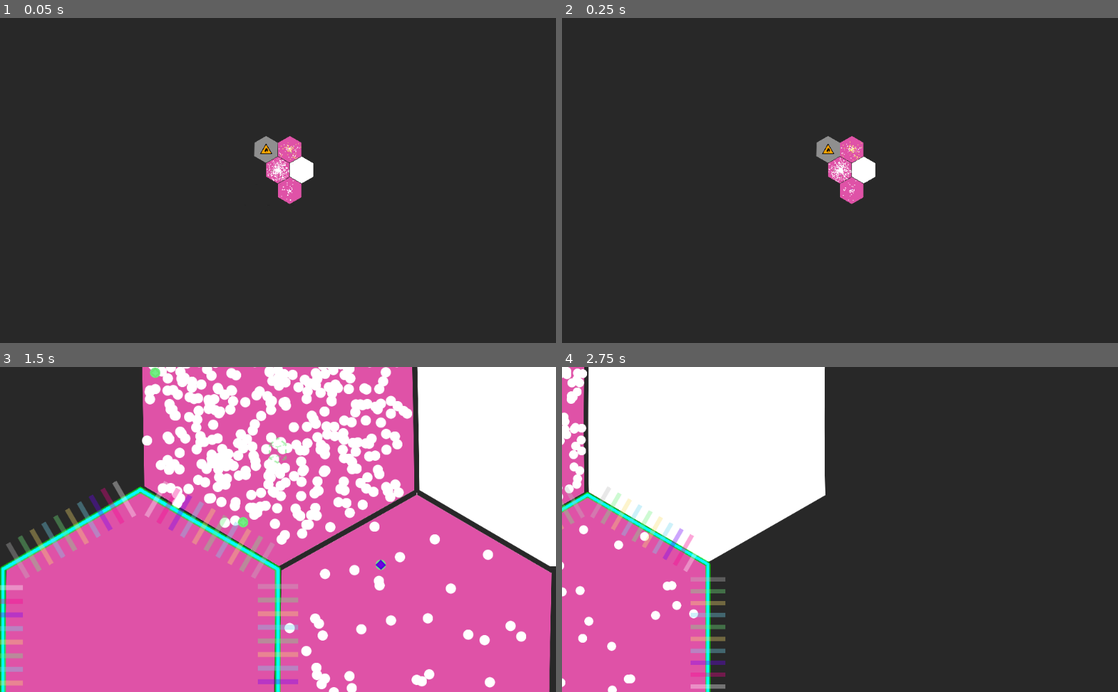
Above: before the commit, frames 1-4 (two rows, left to right).
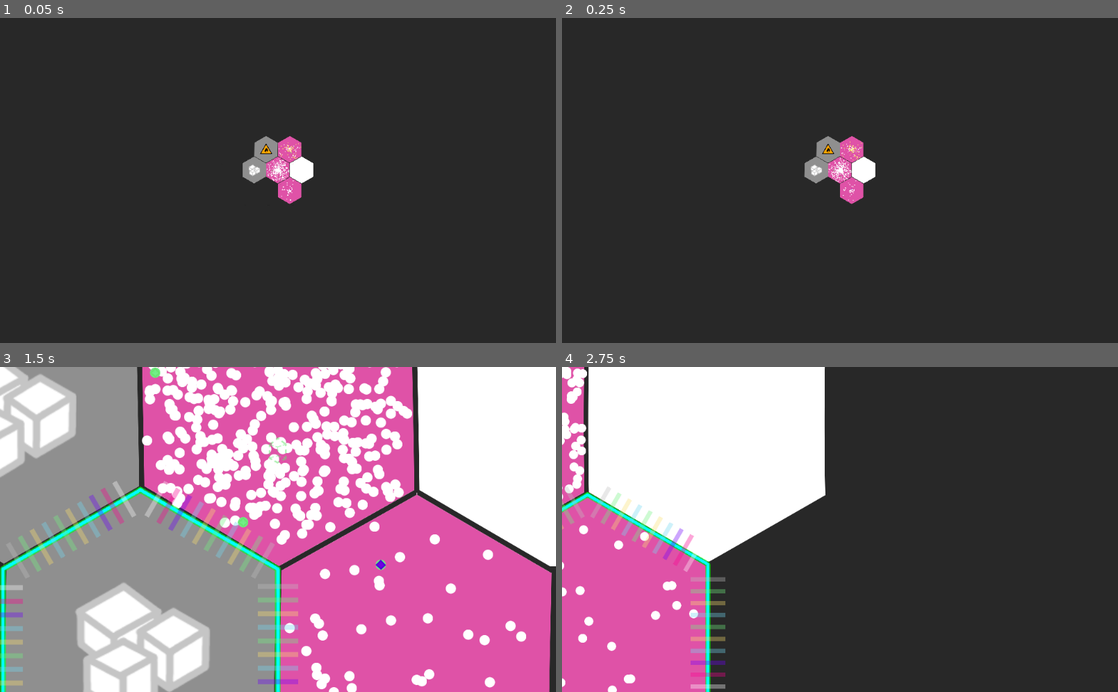
Above: after the commit, the same moments.

Repository: tobyp/hackathon2020
Game: Godot game, scene res://main.tscn
Same seed, same stepped clock (60 frames per second), same inputs: the game is played once before the commit and once after it.
Inputs (mouse positions are in pixels of both pictures, inside the frame that each line leads up to):
- Up to frame 1 (0.05 s): no input
- Up to frame 2 (0.25 s): no input
- Up to frame 3 (1.5 s): tap Enter at 0.5 s; drag from (278, 516) to (333, 458) at 0.52 s; drag from (166, 627) to (250, 594) at 1.27 s
- Up to frame 4 (2.75 s): move the mouse to (962, 636) at 2.02 s; hold D from 2.03 s (still down); click (962, 636) at 2.17 s

The runs differ from the first frame. In frame 1, 0.3% of the frame differs, in the area x 43-48%, y 42-51%; in frame 2, 0.3%; in frame 3, 36%, in the area x 0-50%, y 0-100%; in frame 4, nothing differs.
Error before the commit: Invalid call. Nonexistent function 'particle_type_resource_output' in base 'Node (rules.gd)'. (res://cells/cell.gd:43)

Commit message:
Add Amino resource types

Diff:
--- a/cells/cell_particle.gd
+++ b/cells/cell_particle.gd
@@ -50,10 +50,8 @@
 			scale = Vector2(5, 5)
 		Globals.ParticleType.POISON_ALCOHOL, Globals.ParticleType.POISON_LYE, Globals.ParticleType.POISON_PLUTONIUM:
 			scale = Vector2(2.5, 2.5)
-		Globals.ParticleType.POISON_LYE:
-			scale = Vector2(2.5, 2.5)
-		Globals.ParticleType.POISON_PLUTONIUM:
-			scale = Vector2(2.5, 2.5)
+		Globals.ParticleType.RESOURCE_AMINO_ALA, Globals.ParticleType.RESOURCE_AMINO_LYS, Globals.ParticleType.RESOURCE_AMINO_PHE, Globals.ParticleType.RESOURCE_AMINO_PRO, Globals.ParticleType.RESOURCE_AMINO_TYR:
+			scale = Vector2(10, 10)
 
 	if Rules.particle_type_is_in_transporter(type):
 		$InnerSprite.texture = tex
--- a/globals.gd
+++ b/globals.gd
@@ -28,6 +28,12 @@
 	POISON_ALCOHOL,
 	POISON_LYE,
 	POISON_PLUTONIUM,
+
+	RESOURCE_AMINO_PHE,
+	RESOURCE_AMINO_ALA,
+	RESOURCE_AMINO_LYS,
+	RESOURCE_AMINO_TYR,
+	RESOURCE_AMINO_PRO,
 }
 
 enum CellType {
@@ -104,6 +110,16 @@
 			return "Lye"
 		ParticleType.POISON_PLUTONIUM:
 			return "Plutonium"
+		ParticleType.RESOURCE_AMINO_PHE:
+			return "Penylalanin Resource"
+		ParticleType.RESOURCE_AMINO_ALA:
+			return "Alanin Resource"
+		ParticleType.RESOURCE_AMINO_LYS:
+			return "Lysin Resource"
+		ParticleType.RESOURCE_AMINO_TYR:
+			return "Tyrosin Resource"
+		ParticleType.RESOURCE_AMINO_PRO:
+			return "Prolin Resource"
 	return "Unknown Particle"
 
 static func particle_type_get_res(particle: int, outline: bool = false) -> Texture:
@@ -119,15 +135,15 @@
 			image_name = "purple_ribosome"
 		ParticleType.PRO_QUEEN:
 			image_name = "pink_ribosome"
-		ParticleType.AMINO_PHE:
+		ParticleType.AMINO_PHE, ParticleType.RESOURCE_AMINO_PHE:
 			image_name = "green_amino"
-		ParticleType.AMINO_ALA:
+		ParticleType.AMINO_ALA, ParticleType.RESOURCE_AMINO_ALA:
 			image_name = "yellow_amino"
-		ParticleType.AMINO_LYS:
+		ParticleType.AMINO_LYS, ParticleType.RESOURCE_AMINO_LYS:
 			image_name = "blue_amino"
-		ParticleType.AMINO_TYR:
+		ParticleType.AMINO_TYR, ParticleType.RESOURCE_AMINO_TYR:
 			image_name = "purple_amino"
-		ParticleType.AMINO_PRO:
+		ParticleType.AMINO_PRO, ParticleType.RESOURCE_AMINO_PRO:
 			image_name = "pink_amino"
 		ParticleType.SUGAR:
 			image_name = "sugar"
@@ -157,15 +173,15 @@
 			return Color.gray
 		ParticleType.SUGAR, ParticleType.ANTI_MITOCHONDRION:
 			return Color.white
-		ParticleType.AMINO_PHE, ParticleType.PROTEIN_TRANSPORTER, ParticleType.RIBOSOME_TRANSPORTER:
+		ParticleType.AMINO_PHE, ParticleType.PROTEIN_TRANSPORTER, ParticleType.RIBOSOME_TRANSPORTER, ParticleType.RESOURCE_AMINO_PHE:
 			return Color("#72f281")  # Green
-		ParticleType.AMINO_ALA, ParticleType.ENZYME_ALCOHOL, ParticleType.RIBOSOME_ALCOHOL, ParticleType.POISON_ALCOHOL:
+		ParticleType.AMINO_ALA, ParticleType.ENZYME_ALCOHOL, ParticleType.RIBOSOME_ALCOHOL, ParticleType.POISON_ALCOHOL, ParticleType.RESOURCE_AMINO_ALA:
 			return Color("#fae06e")  # Yellow
-		ParticleType.AMINO_LYS, ParticleType.ENZYME_LYE, ParticleType.RIBOSOME_LYE, ParticleType.POISON_LYE:
+		ParticleType.AMINO_LYS, ParticleType.ENZYME_LYE, ParticleType.RIBOSOME_LYE, ParticleType.POISON_LYE, ParticleType.RESOURCE_AMINO_LYS:
 			return Color("#72daf2")  # Cyan
-		ParticleType.AMINO_TYR, ParticleType.QUEEN:
+		ParticleType.AMINO_TYR, ParticleType.QUEEN, ParticleType.RESOURCE_AMINO_TYR:
 			return Color("#6e00fa")  # Violet
-		ParticleType.AMINO_PRO, ParticleType.PRO_QUEEN:
+		ParticleType.AMINO_PRO, ParticleType.PRO_QUEEN, ParticleType.RESOURCE_AMINO_PRO:
 			return Color("#fa0090")  # Pink
 		ParticleType.POISON_PLUTONIUM:
 			return Color.black
--- a/rules.gd
+++ b/rules.gd
@@ -102,7 +102,7 @@
 	#Globals.ParticleType.RIBOSOME_ALCOHOL,
 	#Globals.ParticleType.RIBOSOME_LYE,
 	#Globals.ParticleType.PRO_QUEEN,
-];
+]
 
 static func particle_type_get_toxin_potency(particle: int, toxin: int, toxins: Dictionary) -> float:
 	match particle:
@@ -119,7 +119,7 @@
 
 static func particle_type_toxin_susceptible(particle: int, toxin: int) -> bool:
 	match particle:
-		Globals.ParticleType.POISON_ALCOHOL, Globals.ParticleType.POISON_LYE, Globals.ParticleType.POISON_LYE, Globals.ParticleType.ANTI_MITOCHONDRION:
+		Globals.ParticleType.POISON_ALCOHOL, Globals.ParticleType.POISON_LYE, Globals.ParticleType.POISON_LYE, Globals.ParticleType.ANTI_MITOCHONDRION, Globals.ParticleType.RESOURCE_AMINO_PHE, Globals.ParticleType.RESOURCE_AMINO_ALA, Globals.ParticleType.RESOURCE_AMINO_LYS, Globals.ParticleType.RESOURCE_AMINO_TYR, Globals.ParticleType.RESOURCE_AMINO_PRO:
 			return false
 	return true
 
@@ -179,15 +179,31 @@
 
 static func particle_type_is_resource(particle: int) -> bool:
 	match particle:
+		Globals.ParticleType.ANTI_MITOCHONDRION, Globals.ParticleType.RESOURCE_AMINO_PHE, Globals.ParticleType.RESOURCE_AMINO_ALA, Globals.ParticleType.RESOURCE_AMINO_LYS, Globals.ParticleType.RESOURCE_AMINO_TYR, Globals.ParticleType.RESOURCE_AMINO_PRO:
+			return true
+	return false
+
+static func particle_type_is_toxin(particle: int) -> bool:
+	match particle:
+		Globals.ParticleType.POISON_ALCOHOL, Globals.ParticleType.POISON_LYE, Globals.ParticleType.POISON_PLUTONIUM:
+			return true
+	return false
+
+static func particle_type_resource_output(particle: int) -> int:
+	match particle:
 		Globals.ParticleType.ANTI_MITOCHONDRION:
-			return true
-	return false
-
-static func particle_type_is_toxin(particle: int) -> bool:
-	match particle:
-		Globals.ParticleType.POISON_ALCOHOL, Globals.ParticleType.POISON_LYE, Globals.ParticleType.POISON_PLUTONIUM:
-			return true
-	return false
+			return Globals.ParticleType.SUGAR
+		Globals.ParticleType.RESOURCE_AMINO_ALA:
+			return Globals.ParticleType.AMINO_ALA
+		Globals.ParticleType.RESOURCE_AMINO_LYS:
+			return Globals.ParticleType.AMINO_LYS
+		Globals.ParticleType.RESOURCE_AMINO_PHE:
+			return Globals.ParticleType.AMINO_PHE
+		Globals.ParticleType.RESOURCE_AMINO_PRO:
+			return Globals.ParticleType.AMINO_PRO
+		Globals.ParticleType.RESOURCE_AMINO_TYR:
+			return Globals.ParticleType.AMINO_TYR
+	return -1
 
 # If a particle of `type` is clicked and dragged across cell boundaries, for which particles should corresponding rules be created, and in what direction?
 # return [particle_type, direction_out], where particle_type can be null
